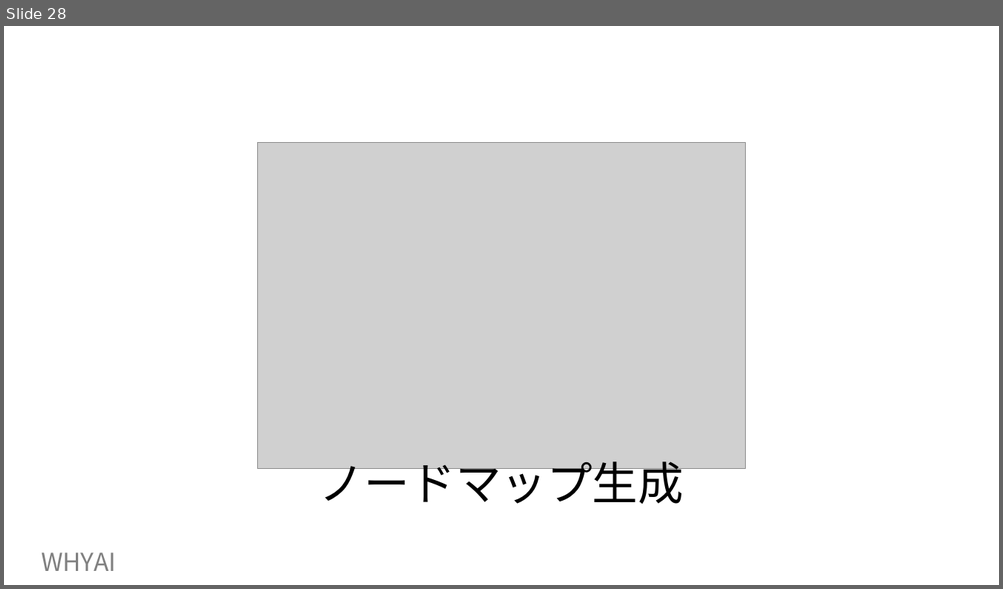
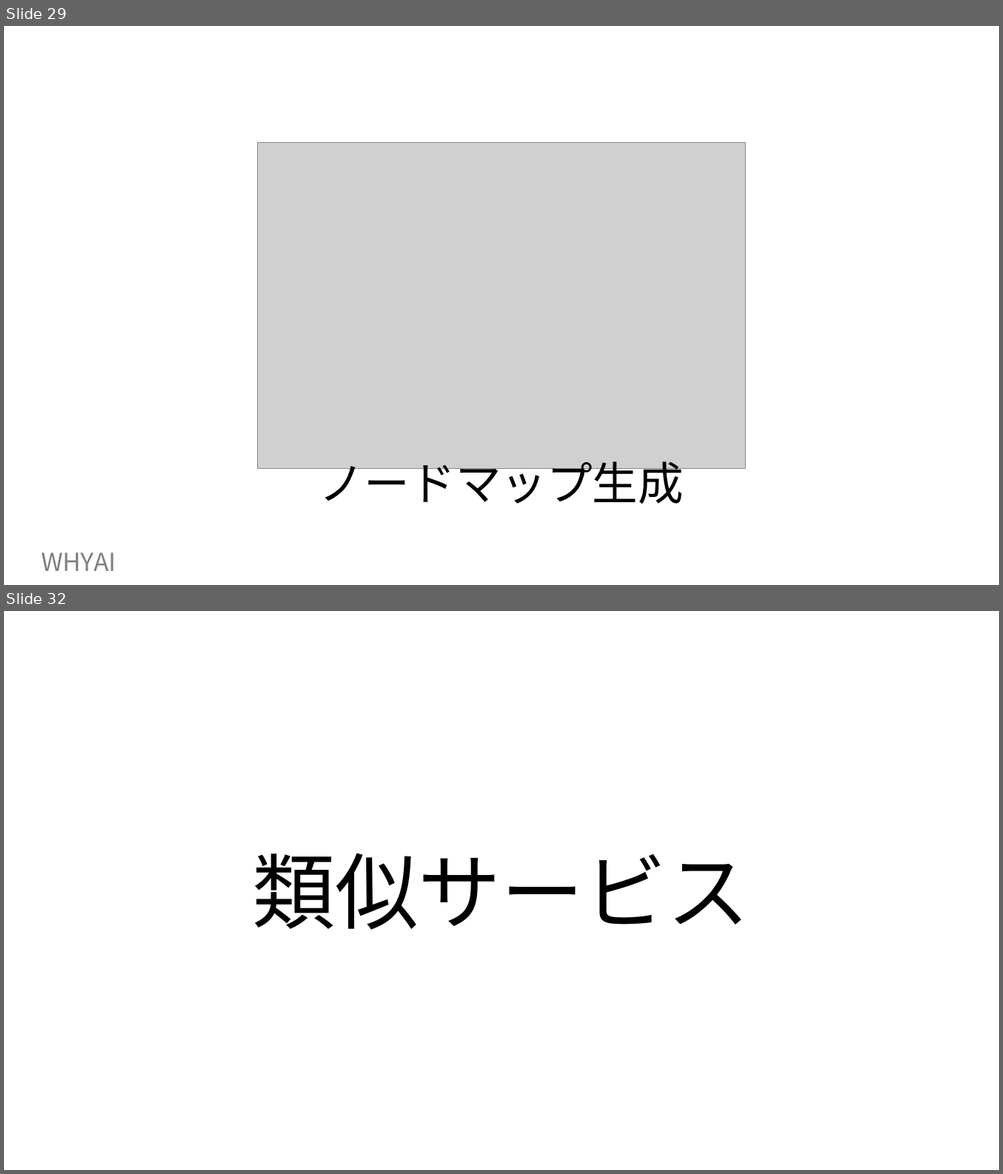
Before and after one commit to ishiomaru/WHYAI, a slide deck: docs/docs-new/WHYAI slide1.pptx. Shown one above the other, each under a label of ours: slide 28 before the commit, slides 29 and 32 after it; the slides between them are not shown. The pictures are 1003x589 and 1003x1174 pixels, drawn with LibreOffice and Linux fonts; fonts in the diff are those of the drawing; grey boxes stand for pictures. Boxes give left, top, right and bottom in pixels: in the first picture for what was removed or moved away, otherwise in the second. Text is boxed around its words. In the diff, an @@ line names an element or a change of style, - is before the commit and + after.

```diff
--- a/docs/docs-new/WHYAI slide1.pptx
+++ b/docs/docs-new/WHYAI slide1.pptx
@@ slide 32 added at bbox=[4, 611, 999, 1170], background #FFFFFF @@
@@ text added at bbox=[253, 853, 750, 930], 80 pt, text #000000 @@
+類似サービス
@@ what was slide 28 is now slide 29 @@
```
Also in this commit, not shown: 2 slides changed, 18 other slides added, 1 slide removed, 2 other files.
